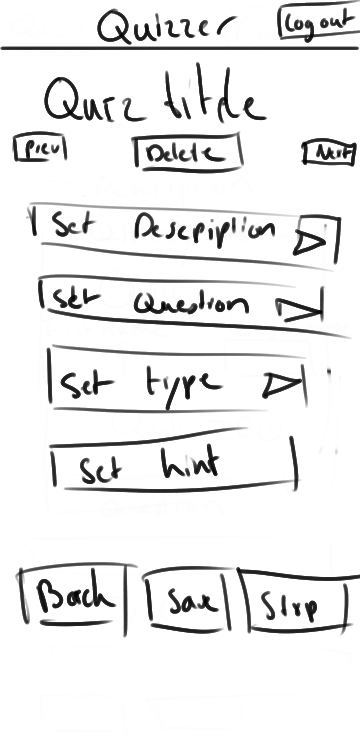
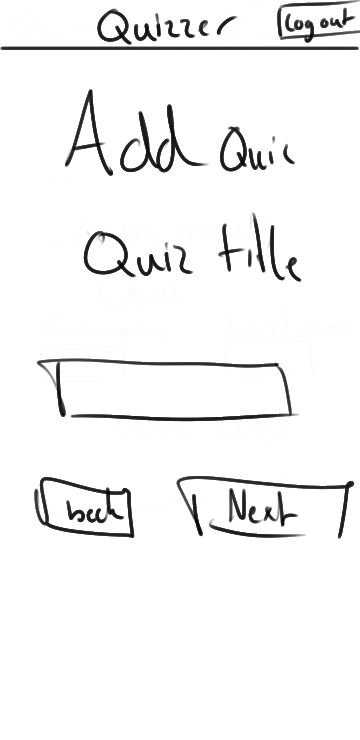
Comparing the layer stacks of the two 360px x 740px images. Changes:
hid "Layer 10" over bbox(12, 62, 360, 733)
showed "Layer 9" over bbox(12, 64, 360, 576)
